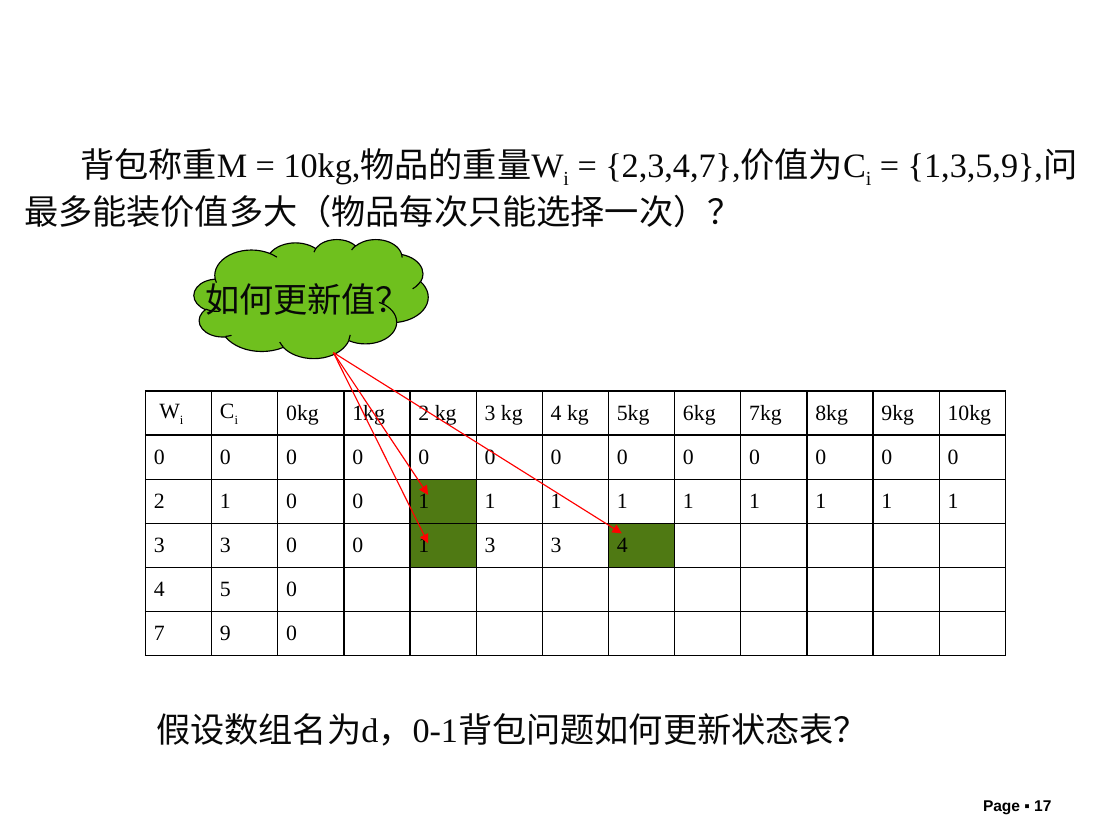
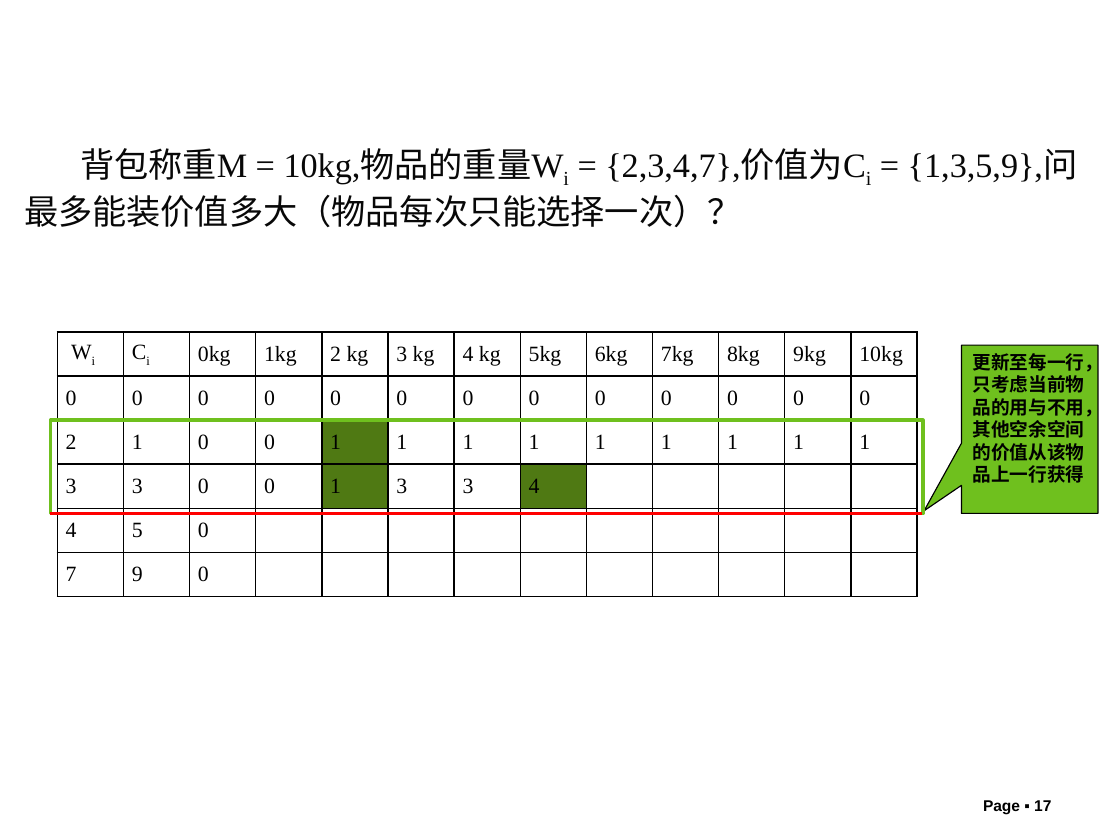
Before and after one commit to liutongling/DP, a slide deck: slide 17 of file/第5章 动态规划法.pptx. Drawn at 1120x840 pixels with LibreOffice and Linux fonts; fonts in the diff are those of the drawing; background and template pictures are left out. Boxes give left, top, right and bottom in pixels: in the first picture for what was removed or moved away, otherwise in the second. Text is boxed around its words. In the diff, an @@ line names an element or a change of style, - is before the commit and + after.

Commit message:
动态规划的ppt更新

```diff
--- a/file/第5章 动态规划法.pptx
+++ b/file/第5章 动态规划法.pptx
@@ cloud removed at (194,240,428,358) @@
@@ text removed at (205,278,410,322) @@
-如何更新值？
@@ table: place and size @@
-table at (146,391,1005,655)
+table at (57,332,916,596)
@@ arrow removed from (334, 353) to (428, 495) @@
@@ arrow removed from (334, 353) to (428, 543) @@
@@ arrow removed from (334, 353) to (622, 533) @@
@@ speech box added at (961,345,1098,513), fill #6FC01E, outline #000000 0.75 pt, 12 pt, text #000000, bold @@
+更新至每一行，只考虑当前物品的用与不用，其他空余空间的价值从该物品上一行获得
@@ rectangle added at (50,420,923,514), outline #6FC01E 2.25 pt @@
@@ line added from (50, 513) to (922, 513), #FF0000 2.25 pt @@
@@ text removed at (156,713,868,746) @@
-假设数组名为d，0-1背包问题如何更新状态表？
```
